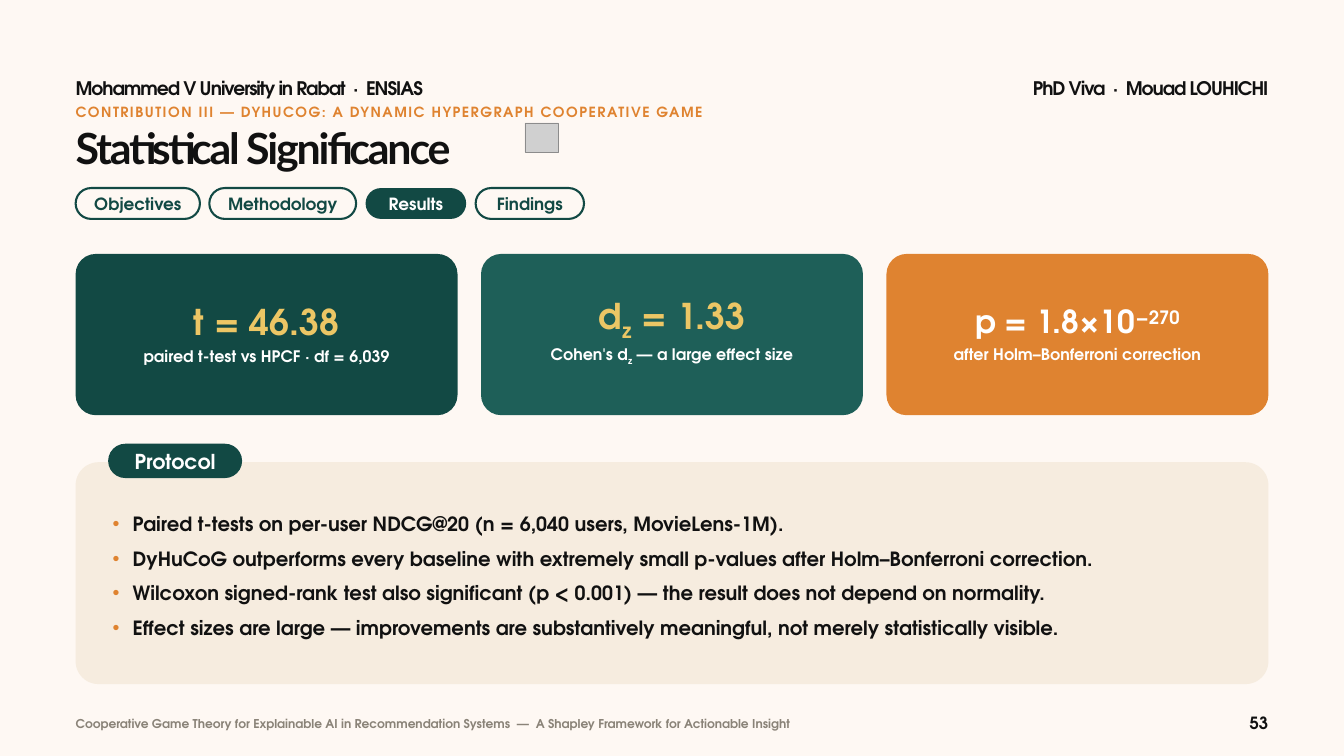
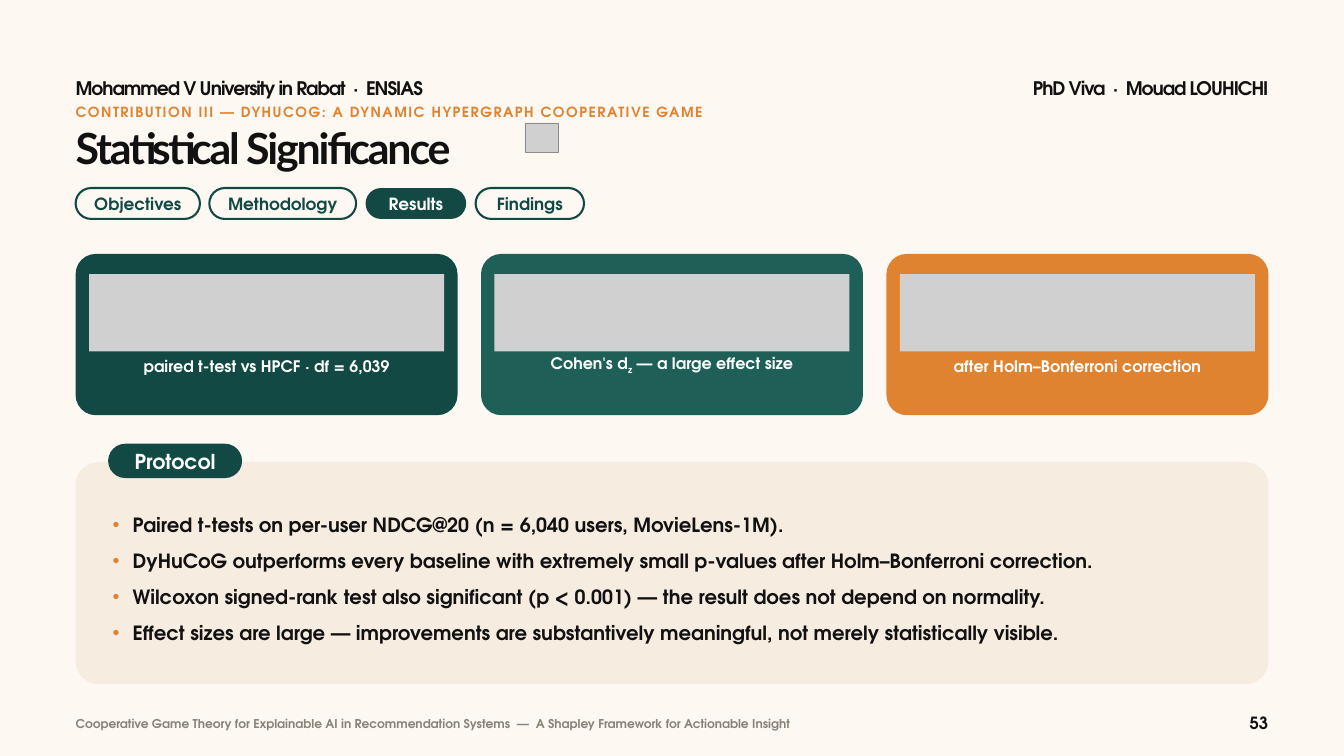
Before and after one commit to mouadlouhichi/phd-prep, a slide deck: slide 53 of try/MOUAD_LOUHICHI_VIVA_40min_BeigeGreen.pptx. Drawn at 1344x756 pixels with LibreOffice and Linux fonts; fonts in the diff are those of the drawing; grey boxes stand for pictures. Boxes give left, top, right and bottom in pixels: in the first picture for what was removed or moved away, otherwise in the second. Text is boxed around its words. In the diff, an @@ line names an element or a change of style, - is before the commit and + after.

Commit message:
VIVA deck: native editable equations (OMML + PNG fallback) and cleaner line spacing
- mathkit.py: LaTeX -> MathML -> OMML writer with mc:AlternateContent PNG fallback
- layouts.equation(): measured, auto-fitted equation boxes; 33 equations on slides 22, 33, 34, 44-48, 52, 53
- body line pitch raised to 1.40x (1.48x with sub/superscripts); real superscripts for k*, X_S, L_u
- rebuilt MOUAD_LOUHICHI_VIVA_40min_BeigeGreen.pptx (64 slides)

```diff
--- a/try/MOUAD_LOUHICHI_VIVA_40min_BeigeGreen.pptx
+++ b/try/MOUAD_LOUHICHI_VIVA_40min_BeigeGreen.pptx
@@ rounded rectangle added at (481, 254, 863, 415), fill #1E5F58 @@
@@ picture added at (89, 274, 444, 351) @@
@@ picture added at (495, 274, 849, 351) @@
@@ picture added at (900, 274, 1255, 351) @@
@@ text in rounded rectangle at (144, 308, 389, 365): text removed @@
-t = 46.38
-paired t-test vs HPCF · df = 6,039
@@ text at (677, 302, 745, 330): paragraph removed @@
-dz = 1.33
@@ text in rounded rectangle at (954, 309, 1201, 360): text removed @@
-p = 1.8×10−270
-after Holm–Bonferroni correction
@@ text "Cohen's dz — a large ...": place and size @@
-text "Cohen's dz — a large ..." at (481, 254, 863, 415)
+text "Cohen's dz — a large ..." at (551, 351, 793, 373)
@@ text "Cohen's dz — a large ..." at (551, 351, 793, 373): line spacing 21.2pt to 22pt; less space between paragraphs; vertical alignment middle to top; fill #1E5F58 to none @@
@@ text added at (144, 360, 389, 375), 17 pt, text #FFFFFF, bold @@
+paired t-test vs HPCF · df = 6,039
@@ text added at (954, 360, 1201, 372), 17 pt, text #FFFFFF, bold @@
+after Holm–Bonferroni correction
@@ text "Paired t-tests on per-user NDCG@20 ..." at (133, 517, 1093, 645): line spacing 28.1pt to 29.4pt @@
```
Also in this commit, not shown: 48 other slides changed, 5 other files.
